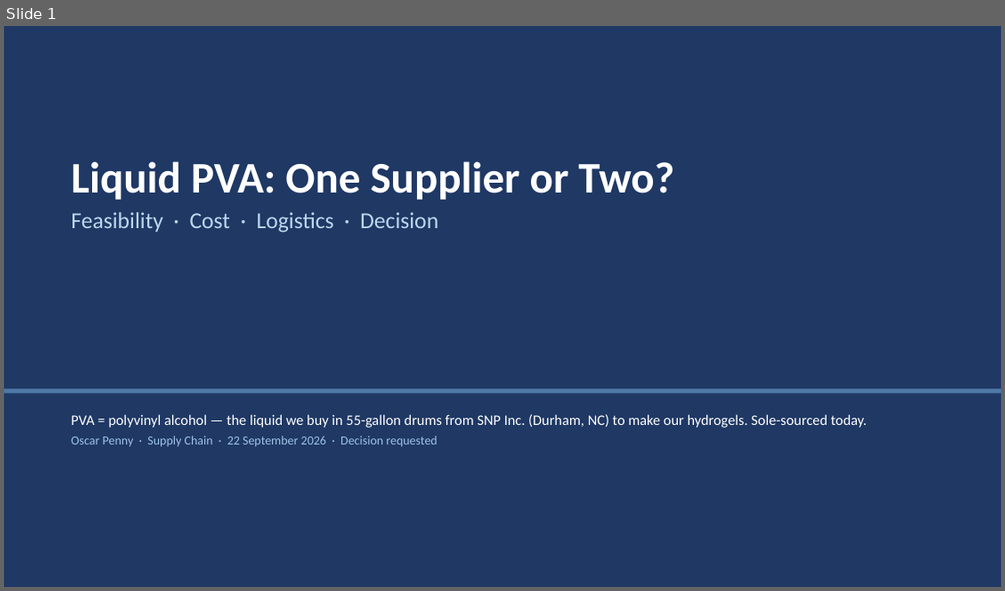
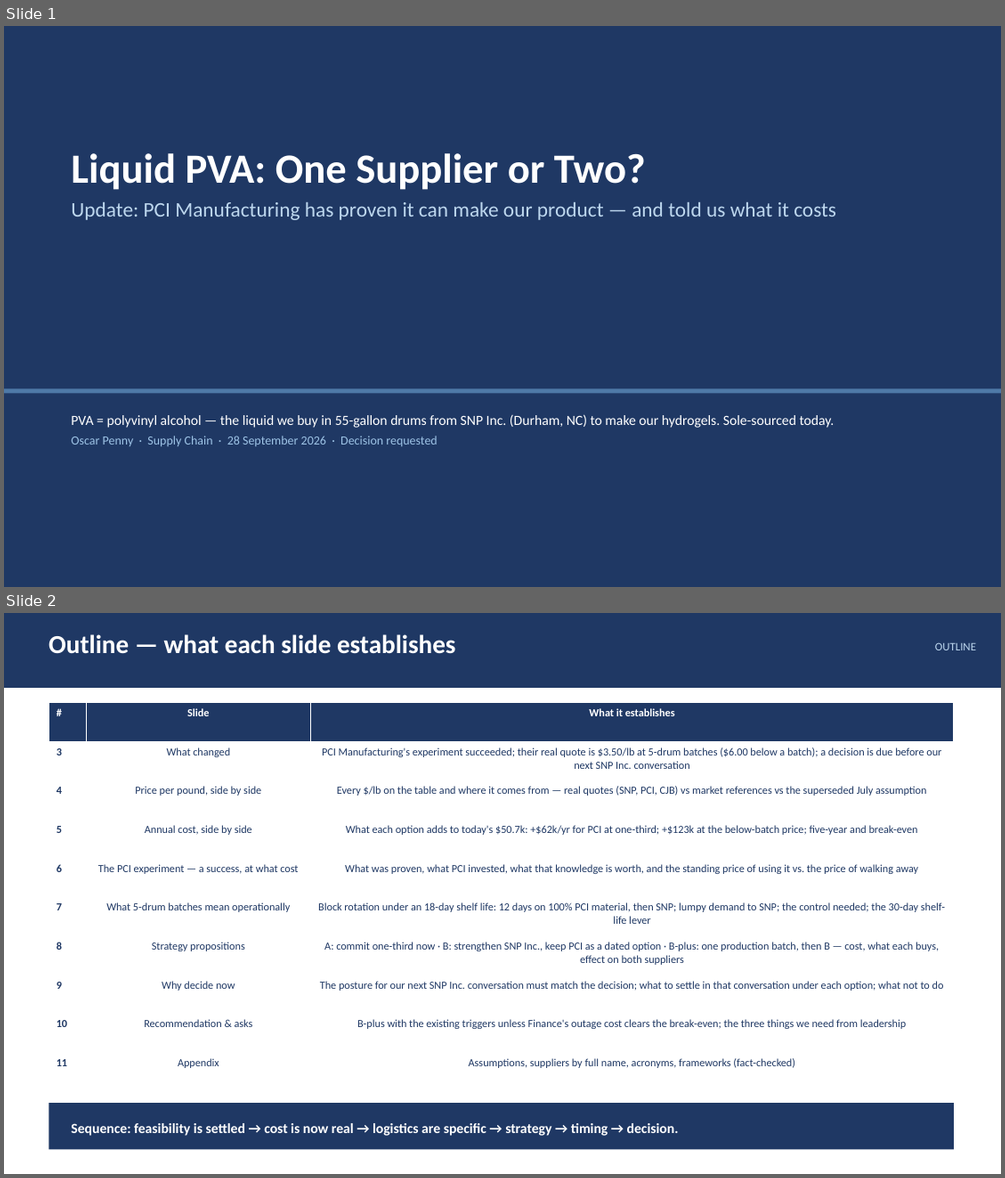
Before and after one commit to naviero1/Claude-Works, a slide deck: PVA second supplier initiative/PVA_Second_Supplier_Leadership_Deck.pptx. Shown one above the other, each under a label of ours: slide 1 before the commit, slides 1 and 2 after it. The pictures are 1005x591 and 1005x1178 pixels, drawn with LibreOffice and Linux fonts; fonts in the diff are those of the drawing. Boxes give left, top, right and bottom in pixels: in the first picture for what was removed or moved away, otherwise in the second. Text is boxed around its words. In the diff, an @@ line names an element or a change of style, - is before the commit and + after.

```diff
--- a/PVA second supplier initiative/PVA_Second_Supplier_Leadership_Deck.pptx
+++ b/PVA second supplier initiative/PVA_Second_Supplier_Leadership_Deck.pptx
@@ slide 2 added at (4, 613, 1001, 1174), background #FFFFFF @@
@@ rectangle added at (4, 613, 1001, 688), fill #1F3864 @@
@@ text added at (48, 634, 456, 654), 25 pt, text #FFFFFF, bold @@
+Outline — what each slide establishes
@@ text added at (935, 642, 976, 650), 11 pt, text #BDD7EE @@
+OUTLINE
@@ table added at (48, 703, 954, 1092), 10 rows, 3 columns @@
+# | Slide | What it establishes
+3 | What changed | PCI Manufacturing's experiment succeeded; their real quote is $3.50/lb at 5-drum batches ($6.00 below a batch); a decision is due before our next SNP Inc. conversation
+4 | Price per pound, side by side | Every $/lb on the table and where it comes from — real quotes (SNP, PCI, CJB) vs market references vs the superseded July assumption
+5 | Annual cost, side by side | What each option adds to today's $50.7k: +$62k/yr for PCI at one-third; +$123k at the below-batch price; five-year and break-even
+6 | The PCI experiment — a success, at what cost | What was proven, what PCI invested, what that knowledge is worth, and the standing price of using it vs. the price of walking away
+7 | What 5-drum batches mean operationally | Block rotation under an 18-day shelf life: 12 days on 100% PCI material, then SNP; lumpy demand to SNP; the control needed; the 30-day shelf-life lever
+8 | Strategy propositions | A: commit one-third now · B: strengthen SNP Inc., keep PCI as a dated option · B-plus: one production batch, then B — cost, what each buys, effect on both suppliers
+9 | Why decide now | The posture for our next SNP Inc. conversation must match the decision; what to settle in that conversation under each option; what not to do
+10 | Recommendation & asks | B-plus with the existing triggers unless Finance's outage cost clears the break-even; the three things we need from leadership
+11 | Appendix | Assumptions, suppliers by full name, acronyms, frameworks (fact-checked)
@@ rectangle added at (48, 1103, 954, 1149), fill #1F3864 @@
@@ text added at (71, 1123, 679, 1135), 13.5 pt, text #FFFFFF, bold @@
+Sequence: feasibility is settled → cost is now real → logistics are specific → strategy → timing → decision.
@@ slide 1 changed as well @@
@@ text "Liquid PVA: One Supplier or ...": place and size @@
-text "Liquid PVA: One Supplier or ..." at (71, 161, 674, 232)
+text "Liquid PVA: One Supplier or ..." at (71, 153, 836, 220)
@@ text at (71, 153, 646, 190): size 42 to 40 pt in "Liquid PVA: One Supplier or Two?" @@
@@ text at (71, 202, 836, 220): text changed; size 22 to 20 pt @@
-Feasibility · Cost · Logistics · Decision
+Update: PCI Manufacturing has proven it can make our product — and told us what it costs
@@ text at (71, 414, 834, 427): size 14 to 13.5 pt in "PVA = polyvinyl alcohol — the liquid ..." @@
@@ text at (71, 435, 437, 446): text changed @@
-Oscar Penny · Supply Chain · 22 September 2026 · Decision requested
+Oscar Penny · Supply Chain · 28 September 2026 · Decision requested
```
Also in this commit, not shown: 5 other slides changed, 4 other slides added, 3 slides removed, 5 other files.
